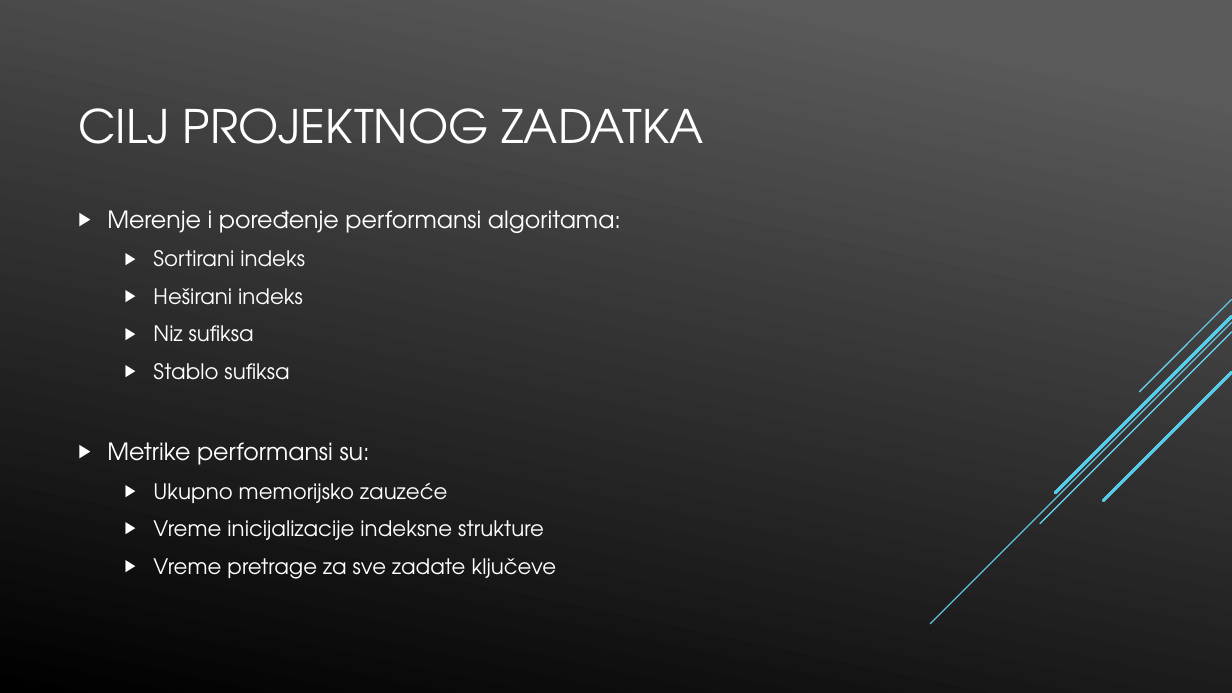
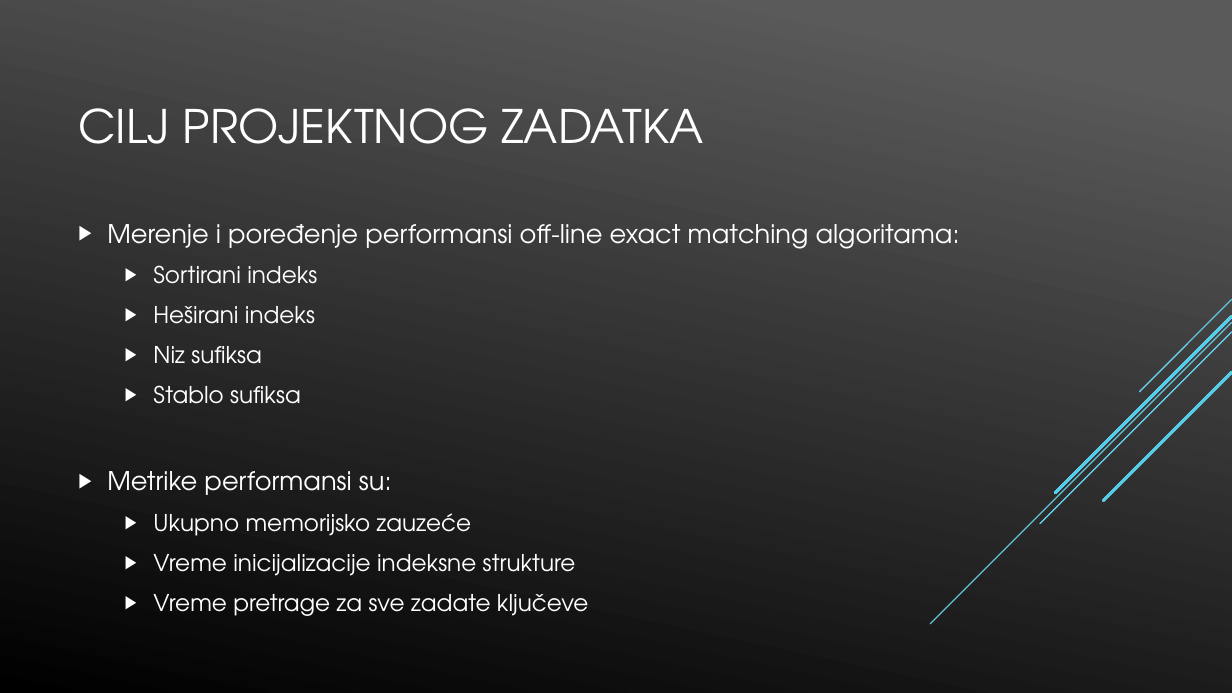
Before and after one commit to napoznata/GI_2019, a slide deck: slide 2 of Presentation/gi_presentation.pptx. Drawn at 1232x693 pixels with LibreOffice and Linux fonts; fonts in the diff are those of the drawing. Boxes give left, top, right and bottom in pixels: in the first picture for what was removed or moved away, otherwise in the second. Text is boxed around its words. In the diff, an @@ line names an element or a change of style, - is before the commit and + after.

```diff
--- a/Presentation/gi_presentation.pptx
+++ b/Presentation/gi_presentation.pptx
@@ text "Merenje i poređenje performansi off-line ...": place and size @@
-text "Merenje i poređenje performansi off-line ..." at [107,210,621,579]
+text "Merenje i poređenje performansi off-line ..." at [107,224,960,616]
@@ text at [107,224,960,249]: text changed; size 18.5 to 20 pt @@
-▶ Merenje i poređenje performansi algoritama:
+▶ Merenje i poređenje performansi off-line exact matching algoritama:
@@ text at [107,265,589,616]: size 16.6 to 18 pt in "Sortirani indeks", "Heširani indeks", "Niz sufiksa", "Stablo sufiksa" and 3 more places; size 18.5 to 20 pt in "Metrike performansi su:" @@
```
Also in this commit, not shown: 1 other slide changed.
